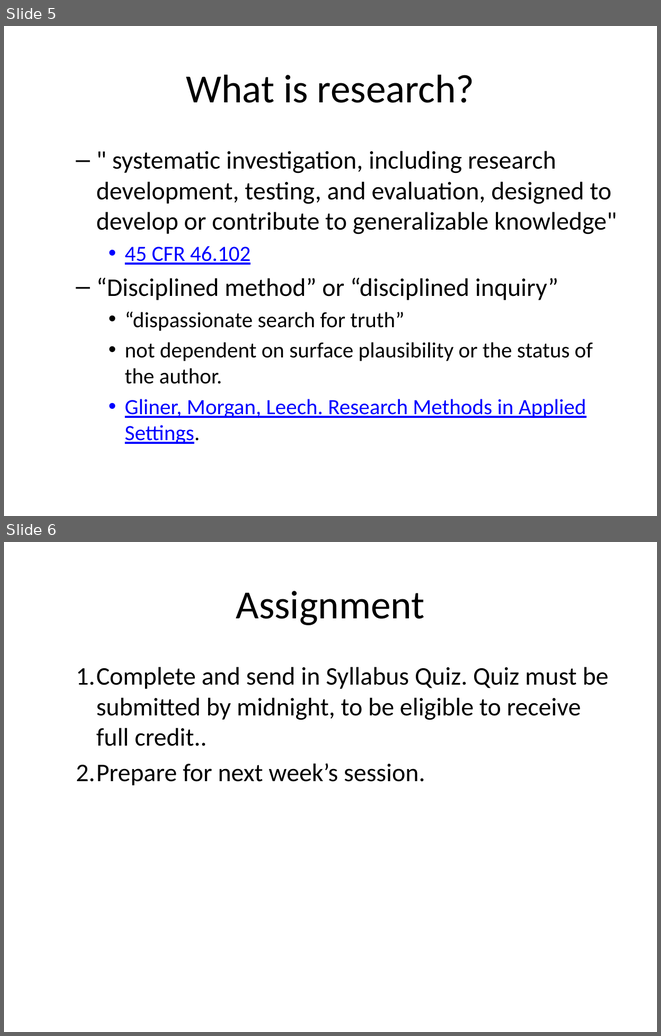
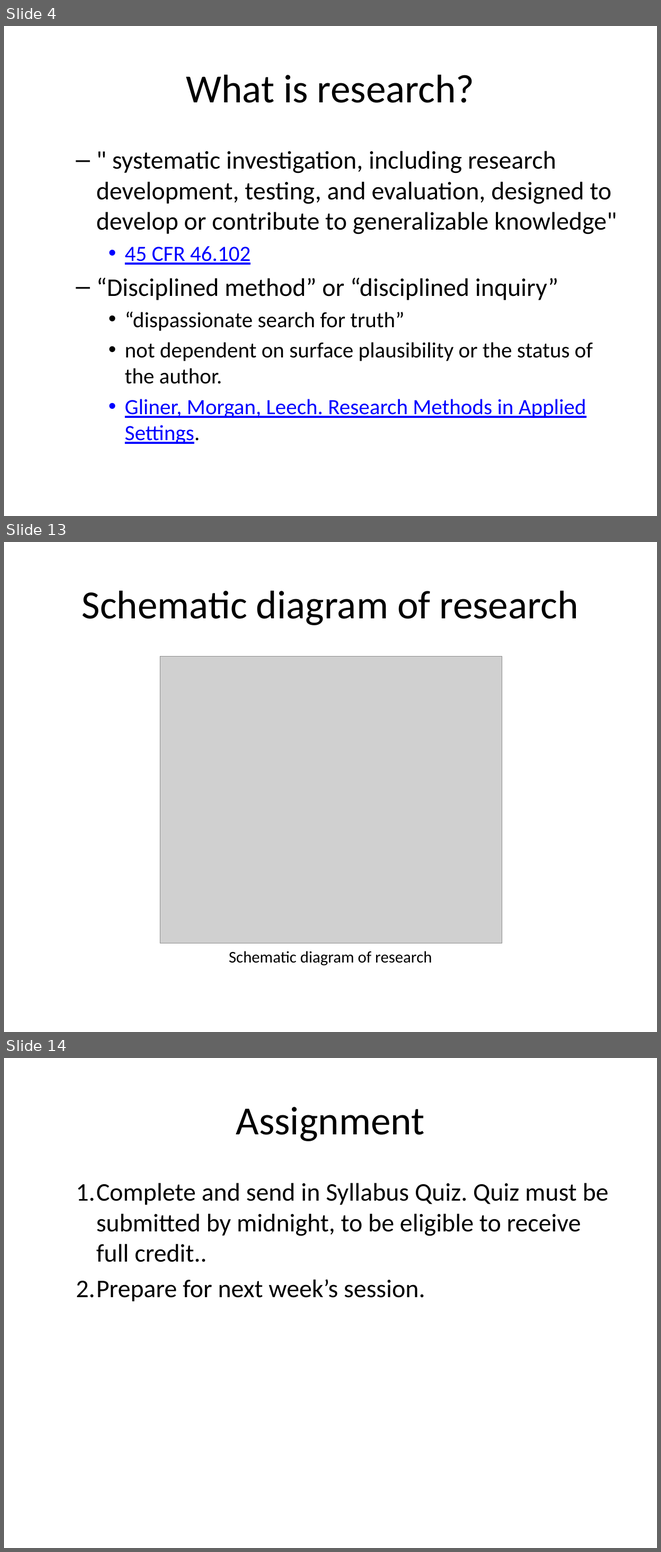
Before and after one commit to classes-medb/5510, a slide deck: src/video-1-introduction.pptx. Shown one above the other, each under a label of ours: slides 5 and 6 before the commit, slides 4, 13 and 14 after it; the slides between them are not shown. The pictures are 661x1036 and 661x1552 pixels, drawn with LibreOffice and Linux fonts; fonts in the diff are those of the drawing; grey boxes stand for pictures. Boxes give left, top, right and bottom in pixels: in the first picture for what was removed or moved away, otherwise in the second. Text is boxed around its words. In the diff, an @@ line names an element or a change of style, - is before the commit and + after.

Commit message:
Started research dichotomies in video-1.

```diff
--- a/src/video-1-introduction.pptx
+++ b/src/video-1-introduction.pptx
@@ slide 13 added at box(4, 542, 657, 1032), background #FFFFFF @@
@@ title added at box(82, 590, 579, 625), 44 pt, text #000000 @@
+Schematic diagram of research
@@ picture added at box(160, 656, 502, 943) @@
@@ text added at box(229, 951, 432, 965), 18 pt, text #000000 @@
+Schematic diagram of research
@@ what was slide 5 is now slide 4 @@
@@ what was slide 6 is now slide 14 @@
```
Also in this commit, not shown: 1 slide changed, 8 other slides added, 1 slide removed, 3 other files.
